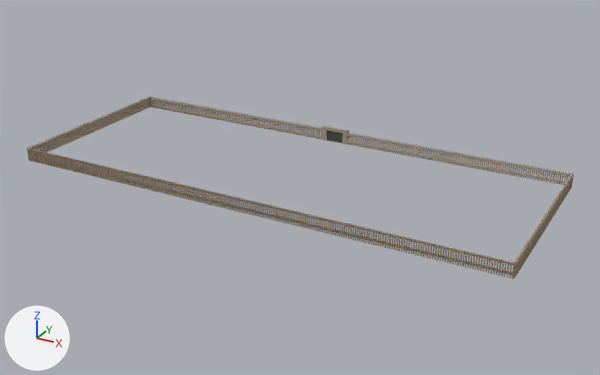
The glTF model chicago/4d/assets/gltf/kinzie_house_1812_green__kinzie_1804.glb as it was, and as the next commit left it.
Rendered twice from a camera (50 mm lens) standing at (48.6, -43.5, 24.6) and looking at (20.5, 7.6, -0.9). Every picture has the same lights, and +X, +Y and +Z are marked at lower left. The first picture is the older version. Vertices at exactly the same position are counted once.

The first picture shows 'kinzie_house_1812_green__kinzie_1804'.
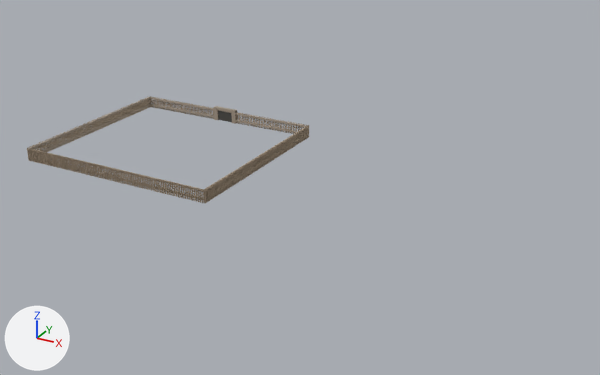
What differs and where, as boxes [x1, y1, x2, y2] in the pictures (600 x 375 px; the box of a moved part takes in the faces that stretch with it):
```json
{"object": "kinzie_house_1812_green__kinzie_1804", "change": "reshaped", "before": [27, 96, 574, 279], "after": [27, 96, 309, 203], "on screen": "48% narrower, 41% shorter"}
{"part": 1, "of": "me_kinzie_house_1812_green__kinzie_1804", "change": "moved or reshaped", "before": [210, 191, 212, 205], "after": [207, 187, 209, 202]}
{"part": 2, "of": "me_kinzie_house_1812_green__kinzie_1804", "change": "moved or reshaped", "before": [223, 194, 225, 208], "after": [215, 183, 217, 197]}
{"part": 3, "of": "me_kinzie_house_1812_green__kinzie_1804", "change": "moved or reshaped", "before": [221, 194, 223, 208], "after": [216, 182, 218, 196]}
{"part": 4, "of": "me_kinzie_house_1812_green__kinzie_1804", "change": "moved or reshaped", "before": [225, 195, 227, 209], "after": [217, 182, 219, 195]}
{"part": 5, "of": "me_kinzie_house_1812_green__kinzie_1804", "change": "moved or reshaped", "before": [217, 193, 219, 207], "after": [221, 179, 223, 193]}
{"part": 6, "of": "me_kinzie_house_1812_green__kinzie_1804", "change": "moved or reshaped", "before": [233, 196, 235, 211], "after": [222, 178, 224, 192]}
{"part": 7, "of": "me_kinzie_house_1812_green__kinzie_1804", "change": "moved or reshaped", "before": [227, 195, 229, 209], "after": [227, 175, 229, 189]}
{"part": 8, "of": "me_kinzie_house_1812_green__kinzie_1804", "change": "moved or reshaped", "before": [237, 197, 239, 212], "after": [233, 171, 235, 185]}
{"part": 9, "of": "me_kinzie_house_1812_green__kinzie_1804", "change": "deleted", "before": [220, 109, 574, 279]}
{"part": 10, "of": "me_kinzie_house_1812_green__kinzie_1804", "change": "built on", "before": [47, 97, 322, 204], "after": [28, 97, 309, 203]}
{"part": 11, "of": "me_kinzie_house_1812_green__kinzie_1804", "change": "deleted", "before": [28, 148, 516, 275]}
```

The change, as JSON lines over the scene's bpy script:
```json
{"block": "me_kinzie_house_1812_green__kinzie_1804", "where": "# used by ob_kinzie_house_1812_green__kinzie_1804; location = (0.0, 0.0, 0.0)"}
{"op": "remove", "block": "me_kinzie_house_1812_green__kinzie_1804", "code": "me_kinzie_house_1812_green__kinzie_1804.from_pydata(...)  # 8852 vertices, 12270 faces; spans x 0.0..39.0, y 0.0..15.7, z 0.0..1.2"}
{"op": "add", "block": "me_kinzie_house_1812_green__kinzie_1804", "code": "me_kinzie_house_1812_green__kinzie_1804.from_pydata(...)  # 5264 vertices, 7302 faces; spans x 0.0..17.0, y 0.0..15.7, z 0.0..1.2"}
{"block": "me_kinzie_house_1812_green__kinzie_1804", "change": "me_kinzie_house_1812_green__kinzie_1804 part 1: the loose piece of 13 vertices spanning x 17.5, y 0.0, z 0.0..1.1 is moved by (-0.5, 0.4, 0.0)"}
{"block": "me_kinzie_house_1812_green__kinzie_1804", "change": "me_kinzie_house_1812_green__kinzie_1804 part 2: the loose piece of 13 vertices spanning x 18.6..18.7, y 0.0, z 0.0..1.1 is moved by (-1.6, 1.4, 0.0)"}
{"block": "me_kinzie_house_1812_green__kinzie_1804", "change": "me_kinzie_house_1812_green__kinzie_1804 part 3: the loose piece of 13 vertices spanning x 18.4..18.5, y 0.0, z 0.0..1.1 is moved by (-1.5, 1.5, 0.0)"}
{"block": "me_kinzie_house_1812_green__kinzie_1804", "change": "me_kinzie_house_1812_green__kinzie_1804 part 4: the loose piece of 13 vertices spanning x 18.7..18.8, y 0.0, z 0.0..1.1 is moved by (-1.8, 1.7, 0.0)"}
{"block": "me_kinzie_house_1812_green__kinzie_1804", "change": "me_kinzie_house_1812_green__kinzie_1804 part 5: the loose piece of 13 vertices spanning x 18.1..18.2, y 0.0, z 0.0..1.1 is scaled about its middle by (0.00129, -0.000535, 1), then moved by (-1.1, 2.2, 0.0)"}
{"block": "me_kinzie_house_1812_green__kinzie_1804", "change": "me_kinzie_house_1812_green__kinzie_1804 part 6: the loose piece of 13 vertices spanning x 19.4..19.5, y 0.0, z 0.0..1.1 is moved by (-2.4, 2.3, 0.0)"}
{"block": "me_kinzie_house_1812_green__kinzie_1804", "change": "me_kinzie_house_1812_green__kinzie_1804 part 7: the loose piece of 13 vertices spanning x 18.9..19.0, y 0.0, z 0.0..1.1 is scaled about its middle by (0.135, 0.15, 1), then moved by (-1.9, 3.0, 0.0)"}
{"block": "me_kinzie_house_1812_green__kinzie_1804", "change": "me_kinzie_house_1812_green__kinzie_1804 part 8: the loose piece of 13 vertices spanning x 19.7..19.8, y 0.0, z 0.0..1.1 is scaled about its middle by (-0.0185, -0.0223, 1), then moved by (-2.7, 3.8, 0.0)"}
{"block": "me_kinzie_house_1812_green__kinzie_1804", "change": "me_kinzie_house_1812_green__kinzie_1804 part 9: 347 loose pieces with 4475 vertices, spanning x 7.9..39.0, y 0.0..15.7, z 0.0..1.2, are deleted"}
{"block": "me_kinzie_house_1812_green__kinzie_1804", "change": "me_kinzie_house_1812_green__kinzie_1804 part 10: 283 vertices moved within x 1.2..17.0, y 0.0..15.5, z 0.0..1.1; 380 vertices removed from x 1.0..18.8, y 0.0..15.5, z 0.0..1.1; 1275 vertices added at x 1.1..17.0, y 0.0..15.7, z 0.0..1.2"}
{"block": "me_kinzie_house_1812_green__kinzie_1804", "change": "me_kinzie_house_1812_green__kinzie_1804 part 11: 8 vertices removed from x 39.0, y 0.0..0.1, z 0.2..1.0"}
{"block": "me_kinzie_house_1812_green__kinzie_1804", "change": "other edits to the shape of me_kinzie_house_1812_green__kinzie_1804 do not show in these pictures"}
```
